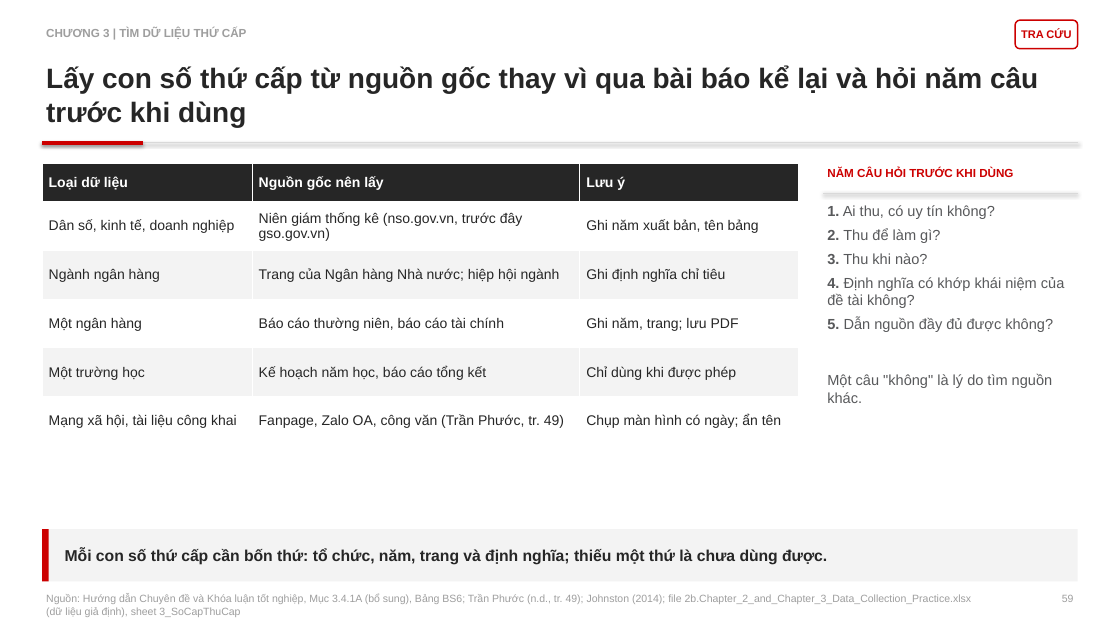
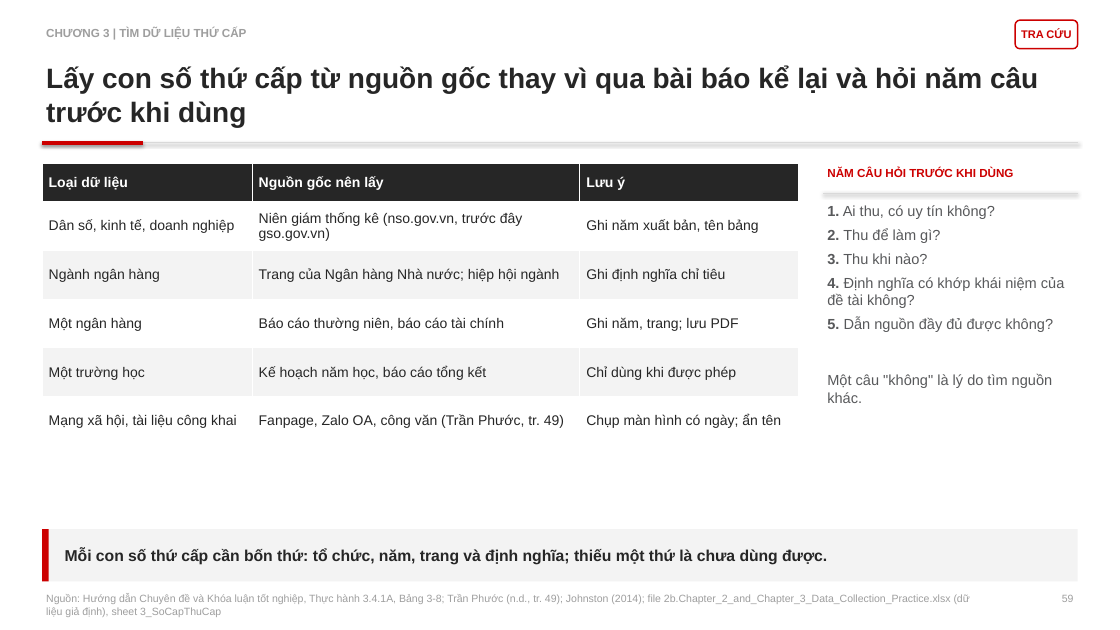
Before and after one commit to johnneinadlerr0353-bot/sachhuongdan, a slide deck: slide 59 of Core_Slide_2_HD2_Bain.pptx. Drawn at 1120x630 pixels with LibreOffice and Linux fonts; fonts in the diff are those of the drawing. Boxes give left, top, right and bottom in pixels: in the first picture for what was removed or moved away, otherwise in the second. Text is boxed around its words. In the diff, an @@ line names an element or a change of style, - is before the commit and + after.

```diff
--- a/Core_Slide_2_HD2_Bain.pptx
+++ b/Core_Slide_2_HD2_Bain.pptx
@@ text at [46, 594, 970, 617]: text changed @@
-Nguồn: Hướng dẫn Chuyên đề và Khóa luận tốt nghiệp, Mục 3.4.1A (bổ sung), Bảng BS6; Trần Phước (n.d., tr. 49); Johnston (2014); file 2b.Chapter_2_and_Chapter_3_Data_Collection_Practice.xlsx (dữ liệu giả định), sheet 3_SoCapThuCap
+Nguồn: Hướng dẫn Chuyên đề và Khóa luận tốt nghiệp, Thực hành 3.4.1A, Bảng 3-8; Trần Phước (n.d., tr. 49); Johnston (2014); file 2b.Chapter_2_and_Chapter_3_Data_Collection_Practice.xlsx (dữ liệu giả định), sheet 3_SoCapThuCap
```
Also in this commit, not shown: 117 other slides changed, 4 other files.
